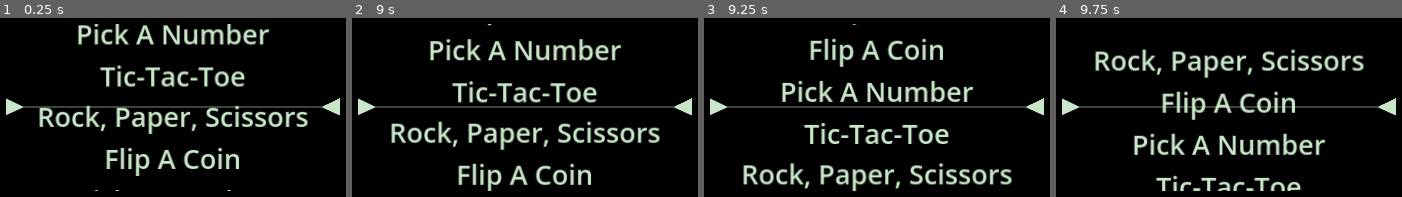
Above: before the commit, frames 1-4 (left to right).
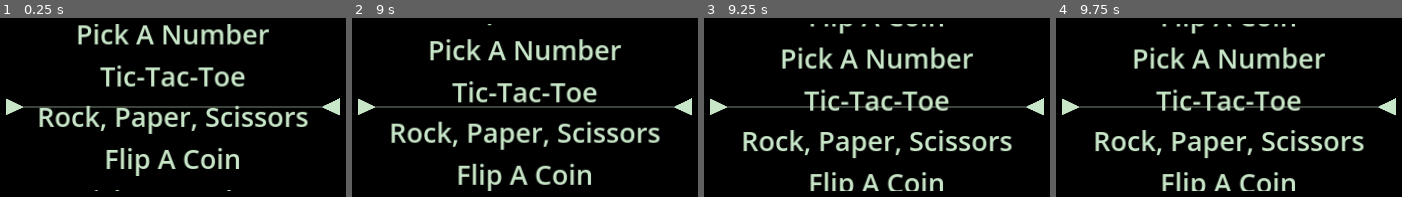
Above: after the commit, the same moments.

Repository: standstilldigitalmedia/MiniGames-gd
Game: Godot game, scene res://GamePicker/game_picker.tscn
The game is run twice, just before and just after one commit, with the same random seed, the same clock (stepped at 60 frames per second) and the same inputs. This scene is started directly instead of the project's main scene.
Inputs:
- Up to frame 1 (0.25 s): no input
- Up to frame 2 (9 s): no input
- Up to frame 3 (9.25 s): no input
- Up to frame 4 (9.75 s): no input

Frames 1-2 are identical in both runs. In frame 3, 19% of the frame differs, in the area x 11-90%, y 3-97%; in frame 4, 17%.

Commit message:
OverlayPanel and load game scene
Overlay panel is created and sets player names from ConfigManager. All path string variables have been moved to ConfigManager. Timer set up to change to an appropriate game scene once the selected scene is shown in GamePicker.

Diff:
--- a/Autoload/config_manager.gd
+++ b/Autoload/config_manager.gd
@@ -5,8 +5,20 @@
 const CONFIG_SECTION = "mini_games"
 const CONFIG_PLAYER_NAMES = "player_names"
 const CONFIG_NEXT_TIME = "next_time"
-const CONFIG_WHOSE_TURN = "whose_turn"
+const CONFIG_CURRENT_PLAYER = "current_player"
 const NAME_SPLIT_CHAR = "*"
+
+const GAME_PICKER_SCENE_PATH = "res://GamePicker/game_picker.tscn"
+const WELCOME_SCENE_PATH = "res://Welcome/welcome.tscn"
+
+const BUTTON_SCENE_PATH = "res://UI/Scenes/my_button.tscn"
+const CONFIRM_BOX_SCENE_PATH = "res://MyConfirmBox/my_confirm_box.tscn"
+const WHOSE_TURN_SCENE_PATH = "res://WhoseTurn/whose_turn.tscn"
+
+const FLIP_A_COIN_PATH = "res://FlipACoin/flip_a_coin.tscn"
+const PICK_A_NUMBER_PATH = "res://PickANumber/pick_a_number.tscn"
+const ROCK_PAPER_SCISSORS_PATH = "res://RockPaperScissors/rock_paper_scissors.tscn"
+const TIC_TAC_TOE_PATH = "res://TicTacToe/tic_tac_toe.tscn"
 
 func name_string_to_array():
 	var name_string = config.get_value(CONFIG_SECTION, CONFIG_PLAYER_NAMES)
@@ -23,28 +35,30 @@
 			return true
 	return false
 
-func get_whose_turn():
-	var whose_turn = config.get_value(CONFIG_SECTION,CONFIG_WHOSE_TURN)
-	if whose_turn == null or whose_turn == "":
+func get_player_1():
+	var player1 = config.get_value(CONFIG_SECTION,CONFIG_CURRENT_PLAYER)
+	if player1 == null or player1 == "":
 		var names_array = name_string_to_array()
 		if names_array.size() == 0:
 			return ""
-		config.set_value(CONFIG_SECTION, CONFIG_WHOSE_TURN, names_array[0])
-		return names_array[0]
-	return whose_turn
+		config.set_value(CONFIG_SECTION, CONFIG_CURRENT_PLAYER, names_array[0])
+		player1 = names_array[0]
+	return player1
 
-func next_turn():
-	var whose_turn = get_whose_turn()
-	var new_whose_turn = ""
+func get_player_2():
+	var player1 = get_player_1()
+	var player2 = ""
 	var names_array = name_string_to_array()
 	for i in names_array.size():
-		if names_array[i] == whose_turn:
+		if names_array[i] == player1:
 			var next = i + 1
 			if next > names_array.size():
 				next = 0;
-			new_whose_turn = names_array[next]
-	config.set_value(CONFIG_SECTION, CONFIG_WHOSE_TURN, new_whose_turn)
+			player2 = names_array[next]
+	return player2
 
+func next_turn():
+	config.set_value(CONFIG_SECTION, CONFIG_CURRENT_PLAYER, get_player_2())
 
 func get_next_time():
 	return config.get_value(CONFIG_SECTION, CONFIG_NEXT_TIME)
@@ -63,7 +77,7 @@
 		config = ConfigFile.new()
 		config.set_value(CONFIG_SECTION, CONFIG_PLAYER_NAMES, "")
 		config.set_value(CONFIG_SECTION, CONFIG_NEXT_TIME, false)
-		config.set_value(CONFIG_SECTION, CONFIG_WHOSE_TURN, "")
+		config.set_value(CONFIG_SECTION, CONFIG_CURRENT_PLAYER, "")
 
 func add_name_to_config(name_to_add):
 	var names_string = config.get_value(CONFIG_SECTION, CONFIG_PLAYER_NAMES)
--- /dev/null
+++ b/FlipACoin/flip_a_coin.gd
@@ -0,0 +1,11 @@
+extends Control
+
+
+# Called when the node enters the scene tree for the first time.
+func _ready():
+	pass # Replace with function body.
+
+
+# Called every frame. 'delta' is the elapsed time since the previous frame.
+func _process(delta):
+	pass
--- /dev/null
+++ b/FlipACoin/flip_a_coin.tscn
@@ -0,0 +1,12 @@
+[gd_scene load_steps=2 format=3 uid="uid://cw7xvvo8nl50r"]
+
+[ext_resource type="Script" path="res://FlipACoin/flip_a_coin.gd" id="1_nxtkx"]
+
+[node name="FlipACoin" type="Control"]
+layout_mode = 3
+anchors_preset = 15
+anchor_right = 1.0
+anchor_bottom = 1.0
+grow_horizontal = 2
+grow_vertical = 2
+script = ExtResource("1_nxtkx")
--- a/GamePicker/game_picker.gd
+++ b/GamePicker/game_picker.gd
@@ -1,13 +1,24 @@
 extends Control
 
 var speed = 1500
-var panel_1_pos : Vector2
-var panel_2_pos : Vector2
+var panel_1_pos = Vector2(0,-200)
+var panel_2_pos = Vector2(0,200)
 var start_position = Vector2(0,-400)
 var end_position = Vector2(0, 400)
 var final_position: Vector2
 var stopping = false;
 var moving = true;
+var game_path = ""
+
+func get_game_path(rando):
+	if rando < 25:
+		game_path = ConfigManager.FLIP_A_COIN_PATH
+	elif rando < 50:
+		game_path = ConfigManager.PICK_A_NUMBER_PATH
+	elif rando < 75:
+		game_path = ConfigManager.ROCK_PAPER_SCISSORS_PATH
+	else:
+		game_path = ConfigManager.TIC_TAC_TOE_PATH
 
 func get_end_y(rando):
 	if rando < 25:
@@ -24,9 +35,10 @@
 		$Timer2.stop()
 		var rng = RandomNumberGenerator.new()
 		rng.seed = hash(Time.get_datetime_string_from_system())
-		var rando = rng.randf_range(1.0, 100.0)
+		var rando = 20 #rng.randf_range(1.0, 100.0)
 		stopping = true
 		final_position = Vector2(0, get_end_y(rando))
+		get_game_path(rando)
 
 func decrease_speed():
 	speed -= 100
@@ -39,6 +51,10 @@
 	decrease_speed()
 	check_for_stop()
 
+func _on_timer_3_timeout():
+	print("changing scene now")
+	get_tree().change_scene_to_file(game_path)
+
 func _process(delta):
 	if moving:
 		var step = speed * delta
@@ -47,6 +63,9 @@
 	if stopping:
 		if panel_1_pos.y <= final_position.y + 5 and panel_1_pos.y >= final_position.y - 5:
 			moving = false
+			stopping = false
+			$Timer3.start()
+			print("timer3 started")
 
 	if panel_1_pos.y - panel_2_pos.y > 400:
 		panel_2_pos.y = panel_1_pos.y - 400
@@ -65,8 +84,6 @@
 
 
 func _ready():
-	panel_1_pos = $Background/Mask/GameSelectPanel1.position
-	panel_2_pos = $Background/Mask/GameSelectPanel2.position
 	$Timer1.start()
 
 func _on_game_select_panel_1_stopped():
--- a/GamePicker/game_picker.tscn
+++ b/GamePicker/game_picker.tscn
@@ -38,10 +38,12 @@
 
 [node name="GameSelectPanel1" type="ColorRect" parent="Background/Mask"]
 custom_minimum_size = Vector2(800, 400)
-layout_mode = 0
-offset_top = -200.0
-offset_right = 800.0
-offset_bottom = 200.0
+layout_mode = 1
+anchors_preset = -1
+anchor_top = -0.5
+anchor_right = 1.0
+anchor_bottom = 0.5
+offset_right = -6.10352e-05
 color = Color(0, 0, 0, 1)
 
 [node name="VBoxContainer" type="VBoxContainer" parent="Background/Mask/GameSelectPanel1"]
@@ -90,10 +92,13 @@
 
 [node name="GameSelectPanel2" type="ColorRect" parent="Background/Mask"]
 custom_minimum_size = Vector2(800, 400)
-layout_mode = 0
-offset_top = 200.0
-offset_right = 800.0
-offset_bottom = 600.0
+layout_mode = 1
+anchors_preset = -1
+anchor_top = 0.5
+anchor_right = 1.0
+anchor_bottom = 1.5
+offset_right = -6.10352e-05
+offset_bottom = -6.10352e-05
 color = Color(0, 0, 0, 1)
 
 [node name="VBoxContainer" type="VBoxContainer" parent="Background/Mask/GameSelectPanel2"]
@@ -164,5 +169,10 @@
 [node name="Timer2" type="Timer" parent="."]
 wait_time = 0.5
 
+[node name="Timer3" type="Timer" parent="."]
+wait_time = 3.0
+one_shot = true
+
 [connection signal="timeout" from="Timer1" to="." method="_on_timer_1_timeout"]
 [connection signal="timeout" from="Timer2" to="." method="_on_timer_2_timeout"]
+[connection signal="timeout" from="Timer3" to="." method="_on_timer_3_timeout"]
--- /dev/null
+++ b/OverlayPanel/overlay_panel.gd
@@ -0,0 +1,24 @@
+extends Control
+
+func set_title_text(title):
+	$TitleLabel.set_text(title)
+
+func increase_player_1_score():
+	var score = int($Player1Container/PlayerScore.get_text())
+	score += 1
+	$Player1Container/PlayerScore.set_text(score)
+	if score == 2:
+		print("Player1 Wins")
+
+func increase_player_2_score():
+	var score = int($Player2Container/PlayerScore.get_text())
+	score += 1
+	$Player2Container/PlayerScore.set_text(score)
+	if score == 2:
+		print("Player2 Wins")
+
+func _ready():
+	var player1 = ConfigManager.get_player_1()
+	$Player1Container/PlayerName.set_text(player1)
+	$Player2Container/PlayerName.set_text(ConfigManager.get_player_2())
+	$CurrentPlayerContainer/CurrentPlayerNameLabel.set_text(player1)
--- /dev/null
+++ b/OverlayPanel/overlay_panel.tscn
@@ -0,0 +1,124 @@
+[gd_scene load_steps=2 format=3 uid="uid://j27g5c6oidnw"]
+
+[ext_resource type="Script" path="res://OverlayPanel/overlay_panel.gd" id="1_f8paj"]
+
+[node name="OverlayPanel" type="Control"]
+layout_mode = 3
+anchors_preset = 15
+anchor_right = 1.0
+anchor_bottom = 1.0
+grow_horizontal = 2
+grow_vertical = 2
+script = ExtResource("1_f8paj")
+
+[node name="TitleLabel" type="Label" parent="."]
+custom_minimum_size = Vector2(0, 100)
+layout_mode = 1
+anchors_preset = -1
+anchor_top = 0.046
+anchor_right = 1.0
+anchor_bottom = 0.176
+offset_top = 0.319996
+offset_right = 3.0
+offset_bottom = -40.08
+grow_horizontal = 2
+theme_override_colors/font_color = Color(0.784314, 0.901961, 0.784314, 1)
+theme_override_font_sizes/font_size = 100
+text = "Rock, Paper, Scissors"
+horizontal_alignment = 1
+vertical_alignment = 1
+
+[node name="Player1Container" type="VBoxContainer" parent="."]
+custom_minimum_size = Vector2(400, 200)
+layout_mode = 1
+anchors_preset = -1
+anchor_left = 0.026
+anchor_top = 0.046
+anchor_right = 0.234
+anchor_bottom = 0.235
+offset_left = 0.079998
+offset_top = 0.319996
+offset_right = 0.719971
+offset_bottom = -3.80002
+
+[node name="PlayerName" type="Label" parent="Player1Container"]
+custom_minimum_size = Vector2(0, 50)
+layout_mode = 2
+theme_override_colors/font_color = Color(0.784314, 0.901961, 0.784314, 1)
+theme_override_font_sizes/font_size = 50
+text = "Player1:"
+horizontal_alignment = 1
+vertical_alignment = 1
+
+[node name="PlayerScore" type="Label" parent="Player1Container"]
+custom_minimum_size = Vector2(0, 50)
+layout_mode = 2
+theme_override_colors/font_color = Color(0.784314, 0.901961, 0.784314, 1)
+theme_override_font_sizes/font_size = 50
+text = "0"
+horizontal_alignment = 1
+vertical_alignment = 1
+
+[node name="Player2Container" type="VBoxContainer" parent="."]
+custom_minimum_size = Vector2(400, 200)
+layout_mode = 1
+anchors_preset = -1
+anchor_left = 0.766
+anchor_top = 0.046
+anchor_right = 0.974
+anchor_bottom = 0.231
+offset_left = -0.720093
+offset_top = 0.319996
+offset_right = -0.0800781
+offset_bottom = 0.519989
+grow_horizontal = 0
+
+[node name="PlayerName" type="Label" parent="Player2Container"]
+custom_minimum_size = Vector2(0, 50)
+layout_mode = 2
+theme_override_colors/font_color = Color(0.784314, 0.901961, 0.784314, 1)
+theme_override_font_sizes/font_size = 50
+text = "Player2:"
+horizontal_alignment = 1
+vertical_alignment = 1
+
+[node name="PlayerScore" type="Label" parent="Player2Container"]
+custom_minimum_size = Vector2(0, 50)
+layout_mode = 2
+theme_override_colors/font_color = Color(0.784314, 0.901961, 0.784314, 1)
+theme_override_font_sizes/font_size = 50
+text = "0"
+horizontal_alignment = 1
+vertical_alignment = 1
+
+[node name="CurrentPlayerContainer" type="VBoxContainer" parent="."]
+custom_minimum_size = Vector2(600, 200)
+layout_mode = 1
+anchors_preset = -1
+anchor_left = 0.344
+anchor_top = 0.185
+anchor_right = 0.656
+anchor_bottom = 0.374
+offset_left = -0.480042
+offset_top = 0.199997
+offset_right = 0.47998
+offset_bottom = 0.0799866
+grow_horizontal = 2
+
+[node name="CurrentPlayerLabel" type="Label" parent="CurrentPlayerContainer"]
+custom_minimum_size = Vector2(0, 50)
+layout_mode = 2
+theme_override_colors/font_color = Color(0.784314, 0.901961, 0.784314, 1)
+theme_override_font_sizes/font_size = 50
+text = "Current Player:"
+horizontal_alignment = 1
+vertical_alignment = 1
+
+[node name="CurrentPlayerNameLabel" type="Label" parent="CurrentPlayerContainer"]
+custom_minimum_size = Vector2(0, 50)
+layout_mode = 2
+theme_override_colors/font_color = Color(0.784314, 0.901961, 0.784314, 1)
+theme_override_font_sizes/font_size = 50
+text = "CurrentPlayer"
+horizontal_alignment = 1
+vertical_alignment = 1
--- a/Welcome/welcome.gd
+++ b/Welcome/welcome.gd
@@ -1,8 +1,4 @@
 extends Control
-
-const BUTTON_SCENE_PATH = "res://UI/Scenes/my_button.tscn"
-const CONFIRM_BOX_SCENE_PATH = "res://MyConfirmBox/my_confirm_box.tscn"
-const WHOSE_TURN_SCENE_PATH = "res://WhoseTurn/whose_turn.tscn"
 
 func enable_begin_button():
 	var split_array = ConfigManager.name_string_to_array()
@@ -12,7 +8,7 @@
 		$MainBackground/BeginButton.disabled = true
 
 func add_name_button(name_to_add):
-	var name_button_scene = load(BUTTON_SCENE_PATH)
+	var name_button_scene = load(ConfigManager.BUTTON_SCENE_PATH)
 	var name_button = name_button_scene.instantiate()
 	#name_button.custom_minimum_size = $BeginButton.custom_minimum_size
 	name_button.set_text(name_to_add)
@@ -31,7 +27,7 @@
 	enable_begin_button()
 
 func confirm_remove_name(name_to_remove):
-	var confirm_box_scene = load(CONFIRM_BOX_SCENE_PATH)
+	var confirm_box_scene = load(ConfigManager.CONFIRM_BOX_SCENE_PATH)
 	var confirm_box = confirm_box_scene.instantiate()
 	confirm_box.set_confirm_box("Delete " + name_to_remove + "?","Are you sure you want to delete " + name_to_remove + "?","Yes", "No")
 	confirm_box.button1.connect(remove_name.bind(name_to_remove))
@@ -54,7 +50,7 @@
 func _on_begin_button_pressed():
 	ConfigManager.set_next_time($MainBackground/NextTimeCheckBox.button_pressed)
 	ConfigManager.write_config()
-	get_tree().change_scene_to_file(WHOSE_TURN_SCENE_PATH)
+	get_tree().change_scene_to_file(ConfigManager.WHOSE_TURN_SCENE_PATH)
 
 func _ready():
 	ConfigManager.read_config()
--- a/WhoseTurn/whose_turn.gd
+++ b/WhoseTurn/whose_turn.gd
@@ -1,22 +1,19 @@
 extends Control
-
-const GAME_PICKER_SCENE_PATH = "res://GamePicker/game_picker.tscn"
-const WELCOME_SCENE_PATH = "res://Welcome/welcome.tscn"
 
 @export var welcome_scene: PackedScene
 
 func _ready():
-	var whose_turn = ConfigManager.get_whose_turn()
-	$BackgroundRect/TitleLabel.set_text(whose_turn + " gets to go first!")
-	$BackgroundRect/TurnButton.set_text(whose_turn)
+	var player1 = ConfigManager.get_player_1()
+	$BackgroundRect/TitleLabel.set_text(player1 + " gets to go first!")
+	$BackgroundRect/TurnButton.set_text(player1)
 
 
 func _on_turn_button_pressed():
-	get_tree().change_scene_to_file(GAME_PICKER_SCENE_PATH)
+	get_tree().change_scene_to_file(ConfigManager.GAME_PICKER_SCENE_PATH)
 
 
 func _on_back_button_pressed():
 	ConfigManager.set_next_time(false)
 	ConfigManager.write_config()
 	#get_tree().unload_current_scene()
-	get_tree().change_scene_to_file(WELCOME_SCENE_PATH)
+	get_tree().change_scene_to_file(ConfigManager.WELCOME_SCENE_PATH)
